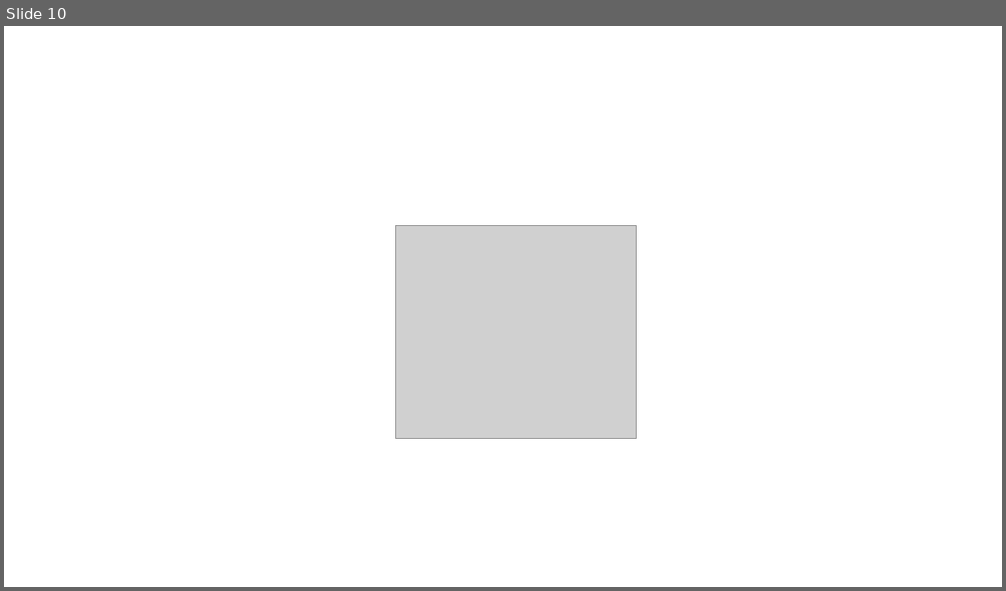
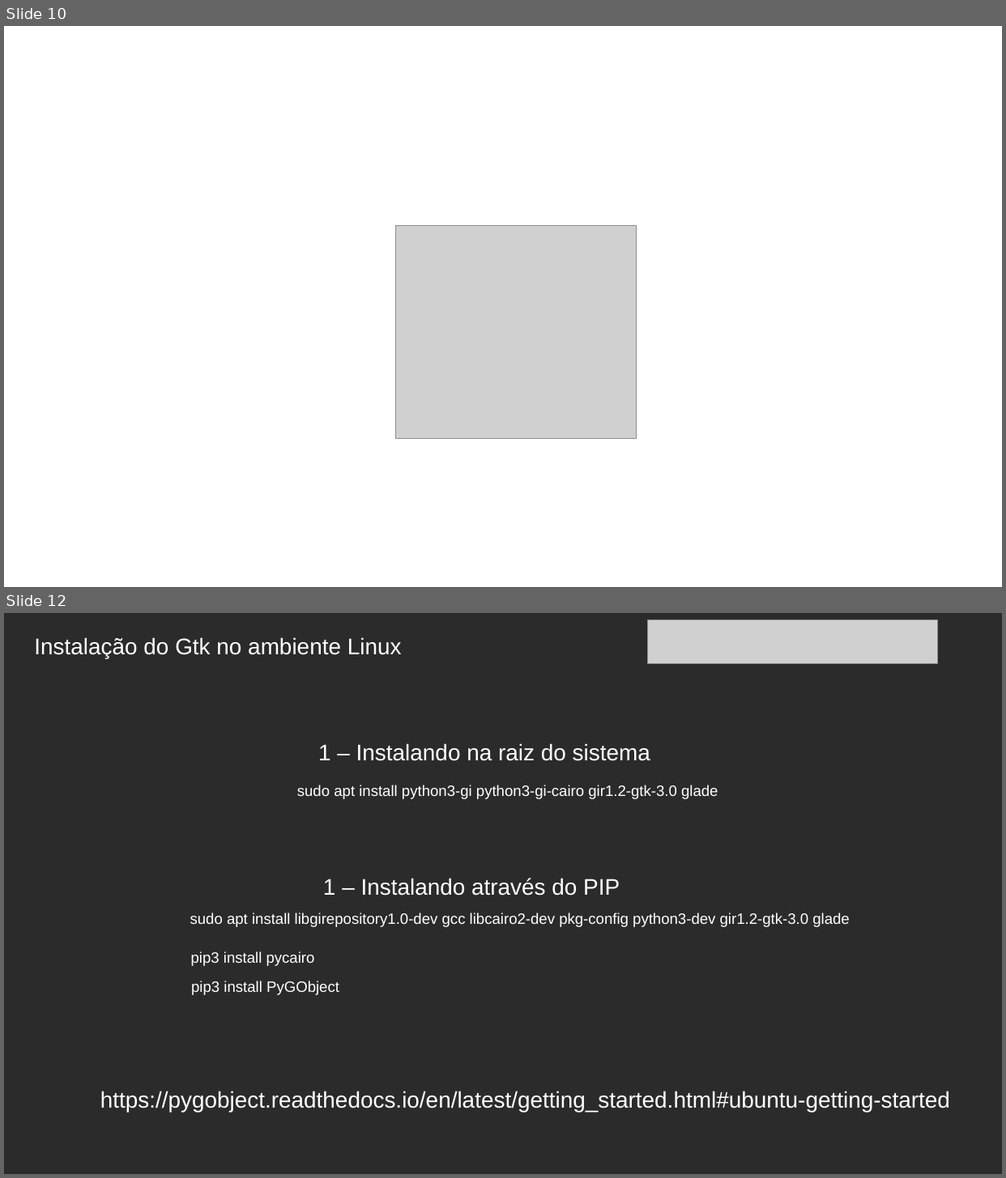
Before and after one commit to MichaelDeMattos/grupy, a slide deck: pylestra.odp. Shown one above the other, each under a label of ours: slide 10 before the commit, slides 10 and 12 after it; the slides between them are not shown. The pictures are 1006x591 and 1006x1178 pixels, drawn with LibreOffice and Linux fonts; fonts in the diff are those of the drawing; grey boxes stand for pictures; background and template pictures are left out; a plain dark background stands for a picture behind light text. Boxes give left, top, right and bottom in pixels: in the first picture for what was removed or moved away, otherwise in the second. Text is boxed around its words. In the diff, an @@ line names an element or a change of style, - is before the commit and + after.

```diff
--- a/pylestra.odp
+++ b/pylestra.odp
@@ slide 12 added at box(4, 613, 1002, 1174), background picture (left out) @@
@@ picture added at box(648, 620, 939, 664) @@
@@ text added at box(34, 637, 402, 658), 18 pt, text #FFFFFF @@
+Instalação do Gtk no ambiente Linux
@@ text added at box(318, 743, 650, 761), 18 pt, text #FFFFFF @@
+1 – Instalando na raiz do sistema
@@ text added at box(297, 785, 718, 799), 12 pt, text #FFFFFF @@
+sudo apt install python3-gi python3-gi-cairo gir1.2-gtk-3.0 glade
@@ text added at box(323, 878, 620, 896), 18 pt, text #FFFFFF @@
+1 – Instalando através do PIP
@@ text added at box(190, 913, 849, 927), 12 pt, text #FFFFFF @@
+sudo apt install libgirepository1.0-dev gcc libcairo2-dev pkg-config python3-dev gir1.2-gtk-3.0 glade
@@ text added at box(191, 952, 315, 966), 12 pt, text #FFFFFF @@
+pip3 install pycairo
@@ text added at box(191, 981, 339, 995), 12 pt, text #FFFFFF @@
+pip3 install PyGObject
@@ text added at box(100, 1091, 950, 1112), 18 pt, text #FFFFFF @@
+https://pygobject.readthedocs.io/en/latest/getting_started.html#ubuntu-getting-started
```
Also in this commit, not shown: 1 other slide added, 1 slide removed.
